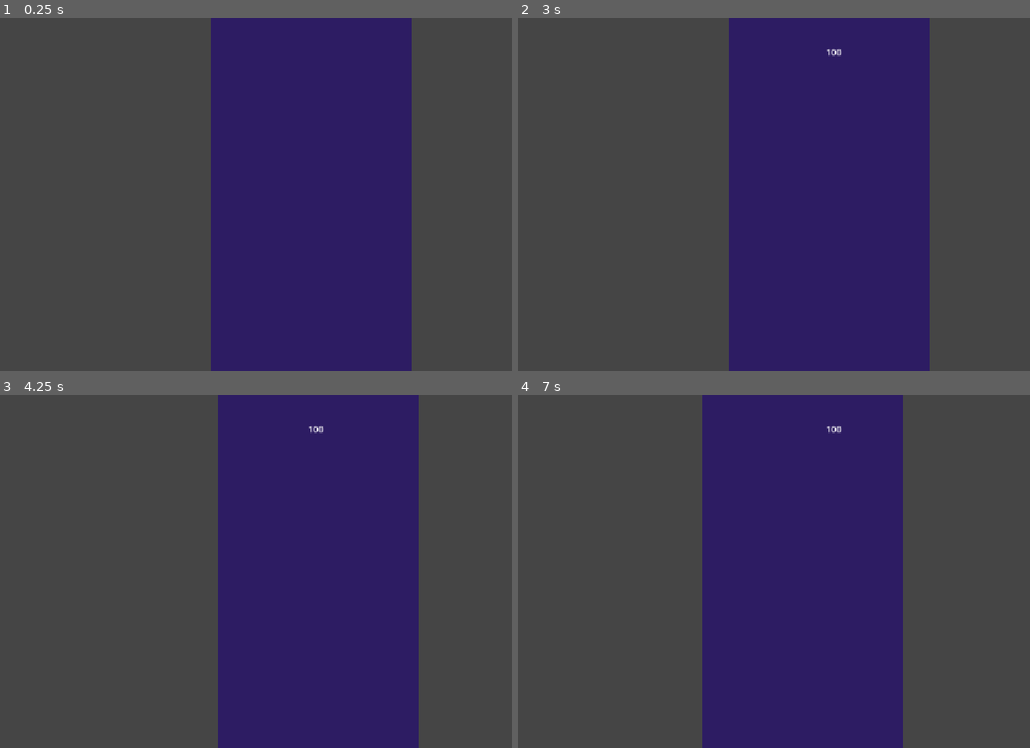
Above: before the commit, frames 1-4 (two rows, left to right).
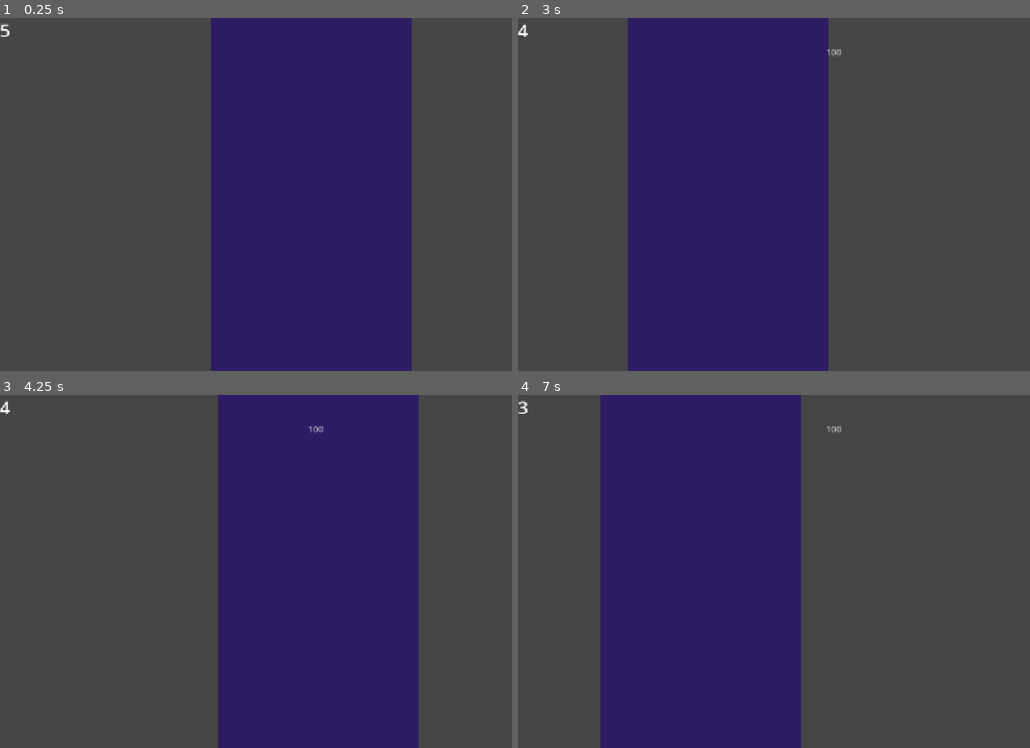
Above: after the commit, the same moments.

Repository: crissoll/Fail-Safe-Game-Jam
Game: Godot game, scene res://scenes/levels/basic_level.tscn
Same seed, same stepped clock (60 frames per second), same inputs: the game is played once before the commit and once after it.
Inputs:
- Up to frame 1 (0.25 s): no input
- Up to frame 2 (3 s): tap Enter (reset_level) at 0.5, 2 s; hold D (right) 0.53-1.28 s; tap Space (switch_dimension) every 0.75 s from 0.6 to 2.85 s; hold Up (slow_down) 1.28-2.03 s; hold D (right) from 2.03 s (still down)
- Up to frame 3 (4.25 s): release D (right) at 3.53 s; hold A (left) from 3.53 s (still down); tap Space (switch_dimension) at 3.6 s; tap Enter (reset_level) at 4.15 s
- Up to frame 4 (7 s): tap Space (switch_dimension) every 0.75 s from 4.35 to 6.6 s; release A (left) at 5.03 s; hold Up (slow_down) 5.03-5.78 s; tap Enter (reset_level) at 5.75 s; hold D (right) from 5.78 s (still down)

The runs differ from the first frame. In frame 1, less than 0.1% of the frame differs, in the area x 0-2%, y 1-6%; in frame 2, 40%; in frame 3, less than 0.1%; in frame 4, 40%, in the area x 0-76%, y 0-100%.

Commit message:
implemented damage system
- visible hearts
- slow down on damage

Diff:
--- a/first-prototype----dropper-/scenes/levels/basic_level.tscn
+++ b/first-prototype----dropper-/scenes/levels/basic_level.tscn
@@ -10,6 +10,9 @@
 [ext_resource type="Script" uid="uid://cxm3gc2desgsl" path="res://scripts/classes/move_component.gd" id="7_1ak8g"]
 [ext_resource type="PackedScene" uid="uid://chrokuq207ra4" path="res://scenes/game-objects/jellyfish - medium bounce.tscn" id="8_aperb"]
 [ext_resource type="PackedScene" uid="uid://betqyvcv4q1el" path="res://scenes/game-objects/jellyfish - strong bounce.tscn" id="9_4tl2j"]
+
+[sub_resource type="LabelSettings" id="LabelSettings_4tl2j"]
+font_size = 32
 
 [sub_resource type="TileSetScenesCollectionSource" id="TileSetScenesCollectionSource_m7iyv"]
 resource_name = "Spritual Obstacles"
@@ -37,15 +40,21 @@
 
 [node name="CanvasLayer" parent="." unique_id=1674361281 instance=ExtResource("1_1ak8g")]
 
+[node name="HealthLabel" type="Label" parent="CanvasLayer" unique_id=1243938716]
+offset_right = 40.0
+offset_bottom = 23.0
+label_settings = SubResource("LabelSettings_4tl2j")
+
 [node name="EmptyLevel" parent="." unique_id=2117120648 node_paths=PackedStringArray("player") instance=ExtResource("3_56njm")]
 width = 372.615
 height = 1290.0
 player = NodePath("../player")
 
-[node name="player" parent="." unique_id=440862904 instance=ExtResource("1_m3wy8")]
+[node name="player" parent="." unique_id=440862904 node_paths=PackedStringArray("health_label") instance=ExtResource("1_m3wy8")]
 position = Vector2(149, 33)
 gravity_scale = 0.0
 camera_change_speed = 600.0
+health_label = NodePath("../CanvasLayer/HealthLabel")
 
 [node name="Obstacles" type="TileMapLayer" parent="." unique_id=1618841191]
 tile_map_data = PackedByteArray("AAABAA8AAgAAAAAAAQD+/x8AAgAAAAAAAQD7/xsAAAAAAAAAAQD8/xsAAAAAAAAAAQD8/xoAAAAAAAAAAQD9/x …(1104 unchanged characters)…
--- a/first-prototype----dropper-/scenes/player.tscn
+++ b/first-prototype----dropper-/scenes/player.tscn
@@ -54,8 +54,11 @@
 script = ExtResource("3_qlg0r")
 player = NodePath("../..")
 
-[node name="HealthComponent" type="Node" parent="Components" unique_id=1760932184]
+[node name="HealthComponent" type="Node" parent="Components" unique_id=1760932184 node_paths=PackedStringArray("player")]
 script = ExtResource("4_tuyoq")
+max_hearts = 5
+invincibility_duration = 1.0
+player = NodePath("../..")
 
 [node name="SpiritComponent" type="Node" parent="Components" unique_id=1616068299 node_paths=PackedStringArray("collision_shape")]
 script = ExtResource("5_qlg0r")
--- a/first-prototype----dropper-/scripts/classes/player/health_component.gd
+++ b/first-prototype----dropper-/scripts/classes/player/health_component.gd
@@ -4,15 +4,33 @@
 signal die
 signal health_changed(to : int)
 
-@export var max_hearts_number : int
+@export_range(0, 10, 1, "suffix:hearts", "hide_slider") var max_hearts: int = 2
+var hearts := max_hearts
+@export_range(0.1,10,0.1,"suffix:s") var invincibility_duration : float = 0.5
+@export var die_on_zero_hearts : bool = true
 
-func _ready() -> void:
-	pass # Replace with function body.
+@export var velocity_multiplier_on_damage := 0.5
+
+@export var player : Player
+
+var last_damage_time : float
+
+func apply_damage(damage:=1):
+	if(float(Time.get_ticks_msec())/1000 - last_damage_time <= invincibility_duration):
+		return
+
+	player.linear_velocity.y *= velocity_multiplier_on_damage
+	last_damage_time = float(Time.get_ticks_msec())/1000
+	hearts -= damage;
+	if(hearts <= 0):
+		hearts = 0
+		die.emit()
+	health_changed.emit(hearts)
+	player.modulate.a = 0.6
+	await get_tree().create_timer(invincibility_duration).timeout
+	player.modulate.a = 1
 
 
-func _process(delta: float) -> void:
-	pass
-
-
-func apply_damage():
-	die.emit()
+func reset():
+	hearts = max_hearts
+	last_damage_time = 0
--- a/first-prototype----dropper-/scripts/classes/player/player.gd
+++ b/first-prototype----dropper-/scripts/classes/player/player.gd
@@ -18,6 +18,7 @@
 @export var g := 200.0
 @export var camera_change_speed := 1000.0
 
+@export var health_label : Label
 var spawn_pos: Vector2
 var upside_down := false
 var reverse_camera := false
@@ -29,7 +30,10 @@
 
 	stamina_comp.stamina_changed.connect(_on_stamina_changed)
 
+	health_comp.health_changed.connect(func(health: int): health_label.text = str(health))
+	health_comp.health_changed.emit(health_comp.hearts)
 	health_comp.die.connect(reset)
+
 
 func _physics_process(delta: float) -> void:
 	if reverse_camera:
@@ -119,6 +123,7 @@
 
 	if spirit_comp:
 		spirit_comp.reset(self)
-
+	if health_comp:
+		health_comp.reset()
 	get_tree().call_group(&"Jellyfish", "reset")
 	get_tree().call_group(&"MoveComponents", "reset")
